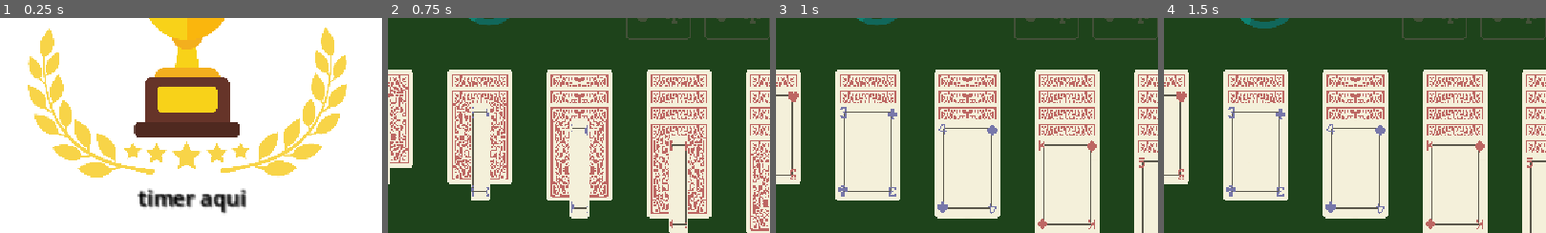
Above: before the commit, frames 1-4 (left to right).
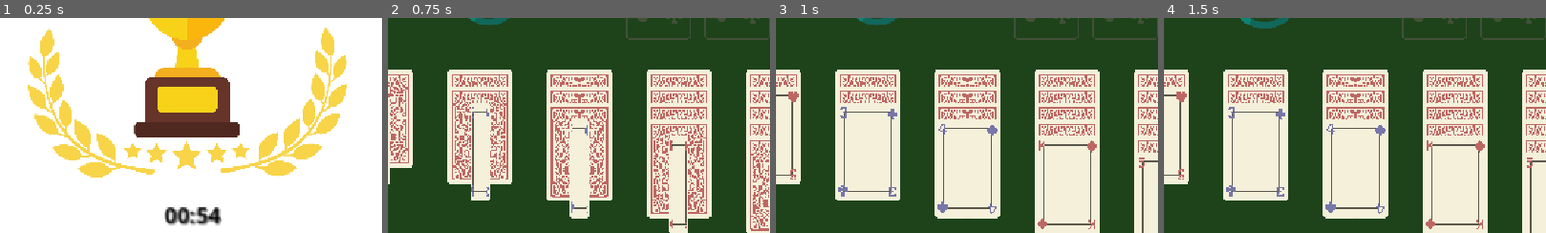
Above: after the commit, the same moments.

Repository: biarog/Paciencia-Maritacas
Game: Godot game, scene res://cenas/TelaVencedor.tscn
Same seed, same stepped clock (60 frames per second), same inputs: the game is played once before the commit and once after it. This scene is started directly instead of the project's main scene.
Inputs (mouse positions are % of the whole screen's width and height, from its top left):
- Up to frame 1 (0.25 s): no input
- Up to frame 2 (0.75 s): click "Recomeçar" at 0.5 s
- Up to frame 3 (1 s): no input
- Up to frame 4 (1.5 s): click (38, 15) at 1.25 s
The pictures show only the part of the screen within x 25-75%, y 22-72%; the shares and areas given below are measured in that part.

The runs differ from the first frame. In frame 1, 2.8% of the frame differs, in the area x 36-65%, y 79-97%; in frame 2, nothing differs; in frame 3, nothing differs; in frame 4, nothing differs.

Commit message:
cronometro funcionando, inclusive na tela de vencedor

Diff:
--- a/cenas/timer.gd
+++ b/cenas/timer.gd
@@ -10,6 +10,10 @@
 	var seg = int(segundos) % 60
 	return "%02d:%02d" % [min, seg]
 
+func salvar_tempo():
+	var Save = load("res://scripts/save.gd")
+	Save.set_tempo(tempo_total)
+	print("salvou")
 
 func _on_no_timer_timeout() -> void:
 	tempo_total = tempo_total+1
--- a/scripts/Paciencia/controle_casas.gd
+++ b/scripts/Paciencia/controle_casas.gd
@@ -32,7 +32,9 @@
 	for casa in casas:
 		if casa.get_child_count() < 14:
 			venceu = false
-
+	# APAGAR DEPOIS:
+	venceu = true
 	if venceu:
 		print("YIPPEEE, voce venceu paciencia!!!!")
+		$"../Timer".salvar_tempo()
 		get_tree().change_scene_to_file("res://cenas/TelaVencedor.tscn")
--- a/scripts/Paciencia/tela_vencedor.gd
+++ b/scripts/Paciencia/tela_vencedor.gd
@@ -1,4 +1,9 @@
 extends Node2D
+
+func _ready() -> void:
+	var Save = load("res://scripts/save.gd") #para poder carregar a clase "abstrata"
+	print(Save.get_tempo_string_pronta())
+	$TelaVencedor/Panel/CenterContainerTempo/Label.text = Save.get_tempo_string_pronta()
 
 
 func _on_recomecar_pressed() -> void:
--- a/scripts/save.gd
+++ b/scripts/save.gd
@@ -5,19 +5,16 @@
 
 # Classe abstrata — não instanciar diretamente
 # Variáveis privadas (por convenção, com underline)
-var _tempo_segundos: int = 0
-var _tempo_minutos: int = 0
+static var _tempo:= 54
 
 # Getter e setter para tempo_segundos
-func set_tempo_segundos(valor: int) -> void:
-	_tempo_segundos = valor
+static func set_tempo(valor: int) -> void:
+	_tempo = valor
 
-func get_tempo_segundos() -> int:
-	return _tempo_segundos
+static func get_tempo() -> int:
+	return _tempo
 
-# Getter e setter para tempo_minutos
-func set_tempo_minutos(valor: int) -> void:
-	_tempo_minutos = valor
-
-func get_tempo_minutos() -> int:
-	return _tempo_minutos
+static func get_tempo_string_pronta() -> String:
+	var min = int(_tempo) / 60
+	var seg = int(_tempo) % 60
+	return "%02d:%02d" % [min, seg]
